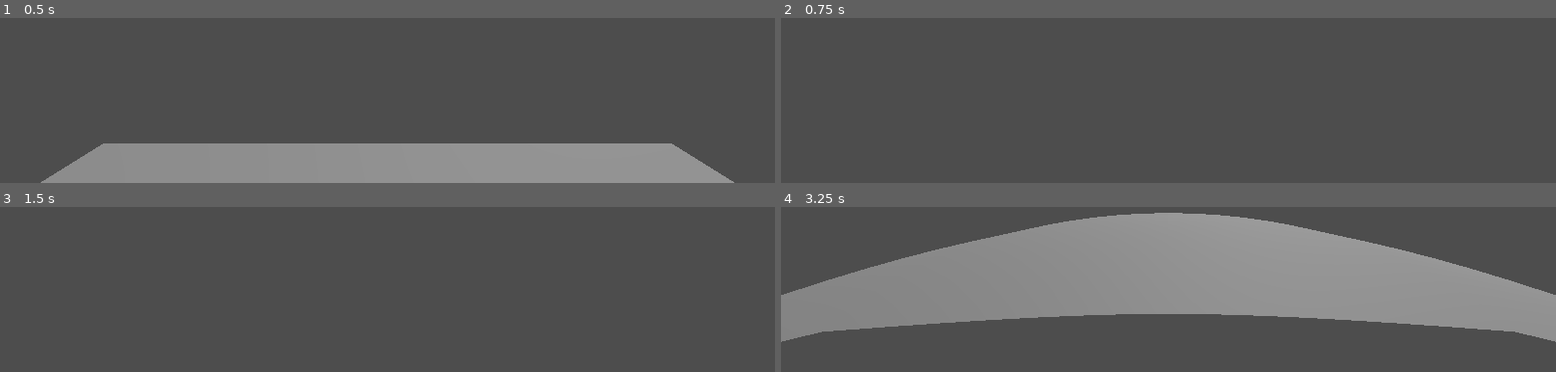
Above: before the commit, frames 1-4 (two rows, left to right).
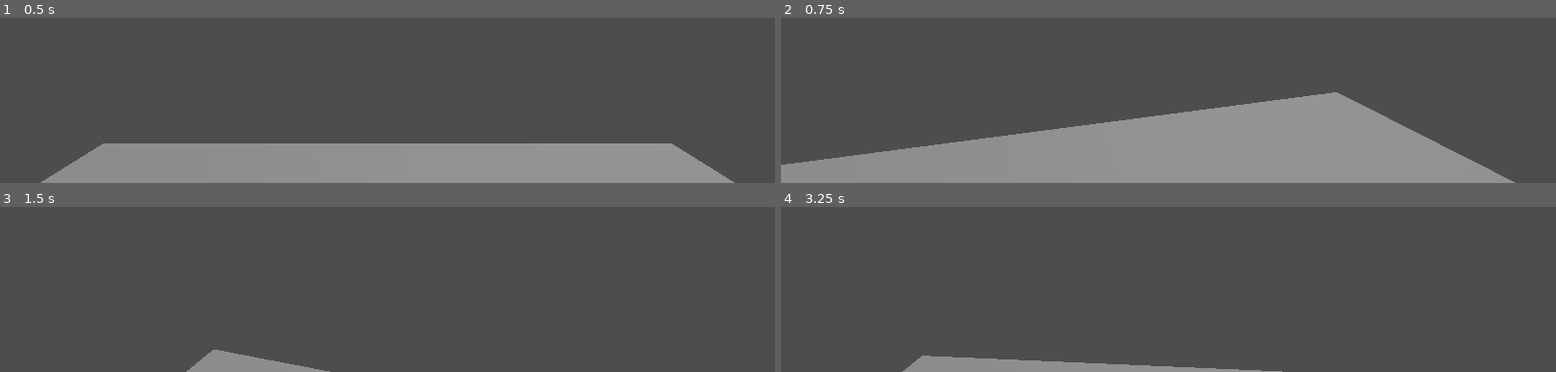
Above: after the commit, the same moments.

Repository: mdnrealdeal/magnetgame
Game: Godot game, scene res://Levels/TestLevel.tscn
Same seed, same stepped clock (60 frames per second), same inputs: the game is played once before the commit and once after it.
Inputs (mouse positions are in pixels of both pictures, inside the frame that each line leads up to):
- Up to frame 1 (0.5 s): no input
- Up to frame 2 (0.75 s): tap Enter (ui_accept) at 0.5 s; move the mouse to (outside the picture) at 0.52 s; hold Up (ui_up) from 0.53 s (still down)
- Up to frame 3 (1.5 s): keep holding Up (ui_up); tap Enter (ui_accept) at 0.77 s; move the mouse to (outside the picture) at 1.27 s
- Up to frame 4 (3.25 s): keep holding Up (ui_up); tap Enter (ui_accept) at 1.52, 2, 2.75, 3.02 s; move the mouse to (outside the picture) at 2.02 s; move the mouse to (outside the picture) at 2.77 s

Frame 1 is identical in both runs. In frame 2, 30% of the frame differs, in the area x 0-95%, y 45-100%; in frame 3, 1.3%; in frame 4, 50%, in the area x 0-100%, y 3-100%.

Commit message:
mouse movement (broken)

Diff:
--- a/Scenes/player.tscn
+++ b/Scenes/player.tscn
@@ -12,8 +12,10 @@
 [node name="Player" type="Node3D"]
 transform = Transform3D(1, 0, 0, 0, 1, 0, 0, 0, 1, 0, 2.5, 0)
 
-[node name="CharacterBody3D" type="CharacterBody3D" parent="."]
+[node name="CharacterBody3D" type="CharacterBody3D" parent="." node_paths=PackedStringArray("camera_path")]
 script = ExtResource("1_05jbx")
+mouse_sensitivity = 0.4
+camera_path = NodePath("Smoothing/Camera3D")
 
 [node name="Smoothing" type="Node3D" parent="CharacterBody3D"]
 script = ExtResource("2_uqbpf")
--- a/Scripts/PlayerController.gd
+++ b/Scripts/PlayerController.gd
@@ -1,11 +1,18 @@
 extends CharacterBody3D
-
 
 const SPEED = 5.0
 const JUMP_VELOCITY = 4.5
 
 # Get the gravity from the project settings to be synced with RigidBody nodes.
 var gravity = ProjectSettings.get_setting("physics/3d/default_gravity")
+
+# Sensitivity for mouse movement. Can change in properties.
+@export var mouse_sensitivity: float = 1
+
+# Camera variable for character.
+@export var camera_path: Camera3D
+
+var rotation_target: Vector3
 
 
 func _ready():
@@ -22,7 +29,7 @@
 
 	# Get the input direction and handle the movement/deceleration.
 	# As good practice, you should replace UI actions with custom gameplay actions.
-	var input_dir = Input.get_vector("ui_left", "ui_right", "ui_up", "ui_down")
+	var input_dir = Input.get_vector("move_left", "move_right", "move_forward", "move_backwards")
 	var direction = (transform.basis * Vector3(input_dir.x, 0, input_dir.y)).normalized()
 	if direction:
 		velocity.x = direction.x * SPEED
@@ -32,3 +39,14 @@
 		velocity.z = move_toward(velocity.z, 0, SPEED)
 
 	move_and_slide()
+
+
+# Handle all input events (currently handles mouse movement pls fix)
+func _unhandled_input(event):
+	if event is InputEventMouseMotion:
+		camera_path.rotation.x += (-event.relative.y * mouse_sensitivity) * 0.01
+		camera_path.rotation.y += (-event.relative.x * mouse_sensitivity) * 0.01
+		pass
+
+func move_controller():
+	pass
--- a/project.godot
+++ b/project.godot
@@ -11,6 +11,7 @@
 [application]
 
 config/name="magnetgame"
+config/tags=PackedStringArray("movement")
 run/main_scene="res://Levels/TestLevel.tscn"
 config/features=PackedStringArray("4.2", "Forward Plus")
 config/icon="res://icon.svg"
@@ -31,3 +32,23 @@
 "events": [Object(InputEventKey,"resource_local_to_scene":false,"resource_name":"","device":-1,"window_id":0,"alt_press …(182 unchanged characters)…
 ]
 }
+move_forward={
+"deadzone": 0.5,
+"events": [Object(InputEventKey,"resource_local_to_scene":false,"resource_name":"","device":-1,"window_id":0,"alt_pressed":false,"shift_pressed":false,"ctrl_pressed":false,"meta_pressed":false,"pressed":false,"keycode":0,"physical_keycode":87,"key_label":0,"unicode":119,"echo":false,"script":null)
+]
+}
+move_left={
+"deadzone": 0.5,
+"events": [Object(InputEventKey,"resource_local_to_scene":false,"resource_name":"","device":-1,"window_id":0,"alt_pressed":false,"shift_pressed":false,"ctrl_pressed":false,"meta_pressed":false,"pressed":false,"keycode":0,"physical_keycode":65,"key_label":0,"unicode":97,"echo":false,"script":null)
+]
+}
+move_right={
+"deadzone": 0.5,
+"events": [Object(InputEventKey,"resource_local_to_scene":false,"resource_name":"","device":-1,"window_id":0,"alt_pressed":false,"shift_pressed":false,"ctrl_pressed":false,"meta_pressed":false,"pressed":false,"keycode":0,"physical_keycode":68,"key_label":0,"unicode":100,"echo":false,"script":null)
+]
+}
+move_backwards={
+"deadzone": 0.5,
+"events": [Object(InputEventKey,"resource_local_to_scene":false,"resource_name":"","device":-1,"window_id":0,"alt_pressed":false,"shift_pressed":false,"ctrl_pressed":false,"meta_pressed":false,"pressed":false,"keycode":0,"physical_keycode":83,"key_label":0,"unicode":115,"echo":false,"script":null)
+]
+}
